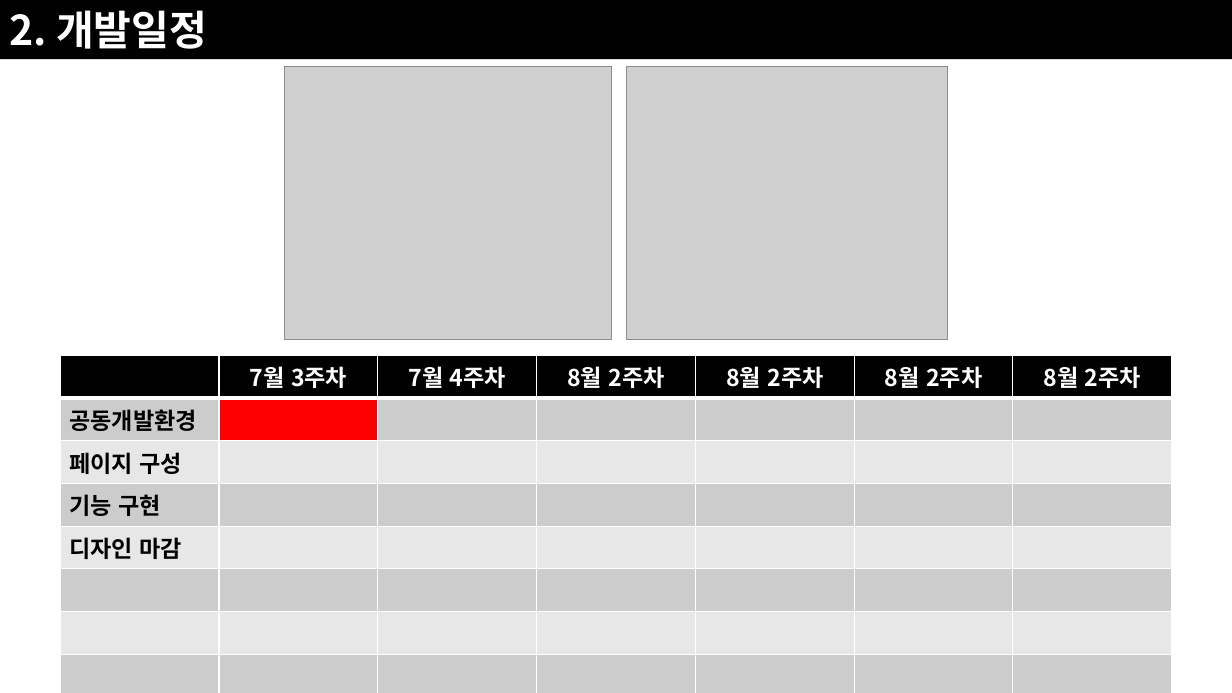
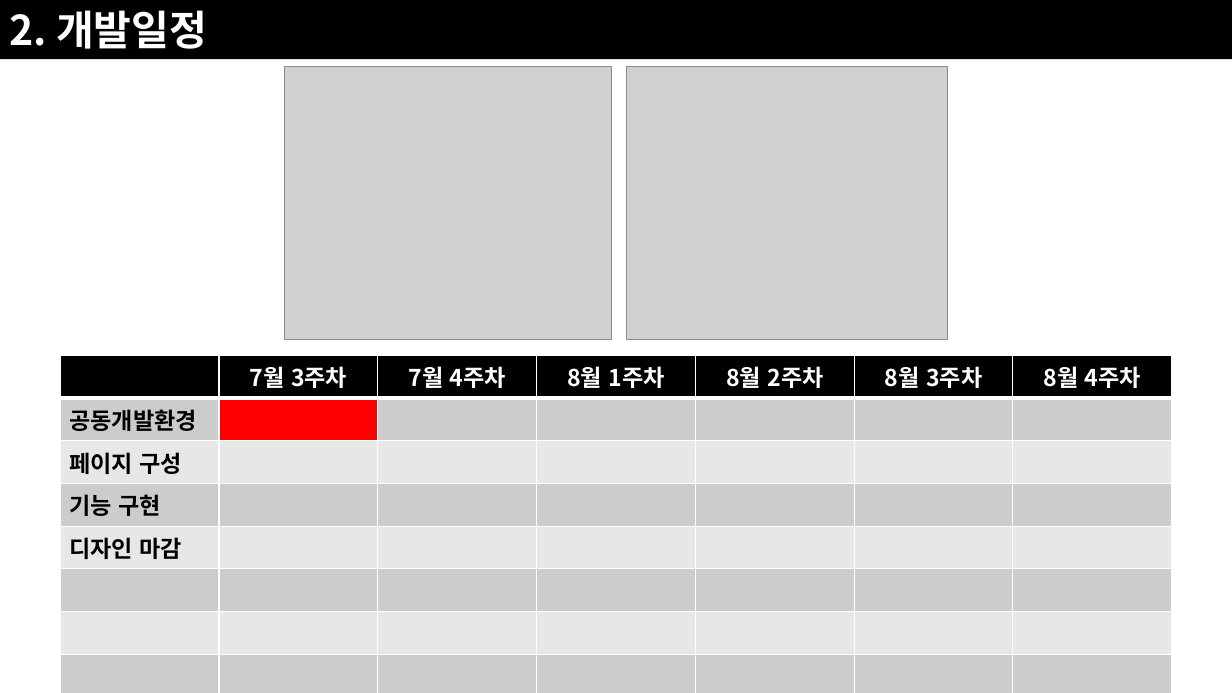
Before and after one commit to JoSihun/CGVR_Lab, a slide deck: slide 2 of documents/01_프로젝트_개발계획.pptx. Drawn at 1232x693 pixels with LibreOffice and Linux fonts; fonts in the diff are those of the drawing; grey boxes stand for pictures. Boxes give left, top, right and bottom in pixels: in the first picture for what was removed or moved away, otherwise in the second. Text is boxed around its words. In the diff, an @@ line names an element or a change of style, - is before the commit and + after.

```diff
--- a/documents/01_프로젝트_개발계획.pptx
+++ b/documents/01_프로젝트_개발계획.pptx
@@ table at <box>60,356,1173,655</box> @@
-row 1:  | 7월 3주차 | 7월 4주차 | 8월 2주차 | 8월 2주차 | 8월 2주차 | 8월 2주차
+row 1:  | 7월 3주차 | 7월 4주차 | 8월 1주차 | 8월 2주차 | 8월 3주차 | 8월 4주차
```
Also in this commit, not shown: 23 other slides changed, 7 slides added, 4 slides removed.
